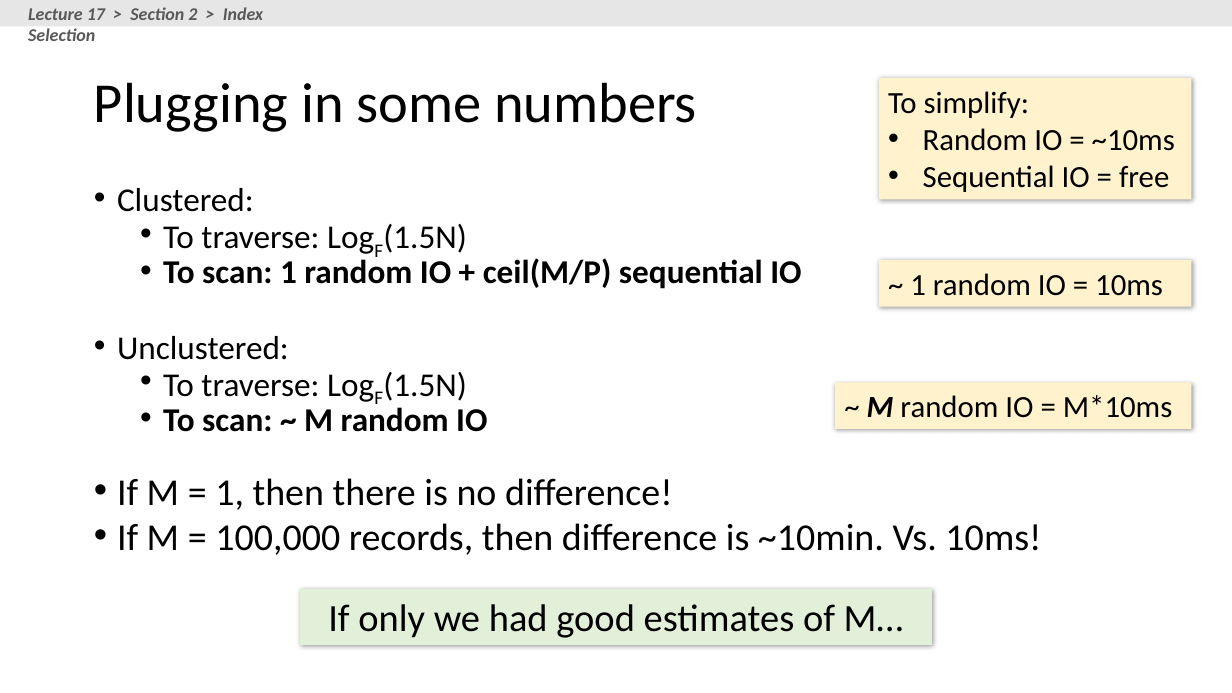
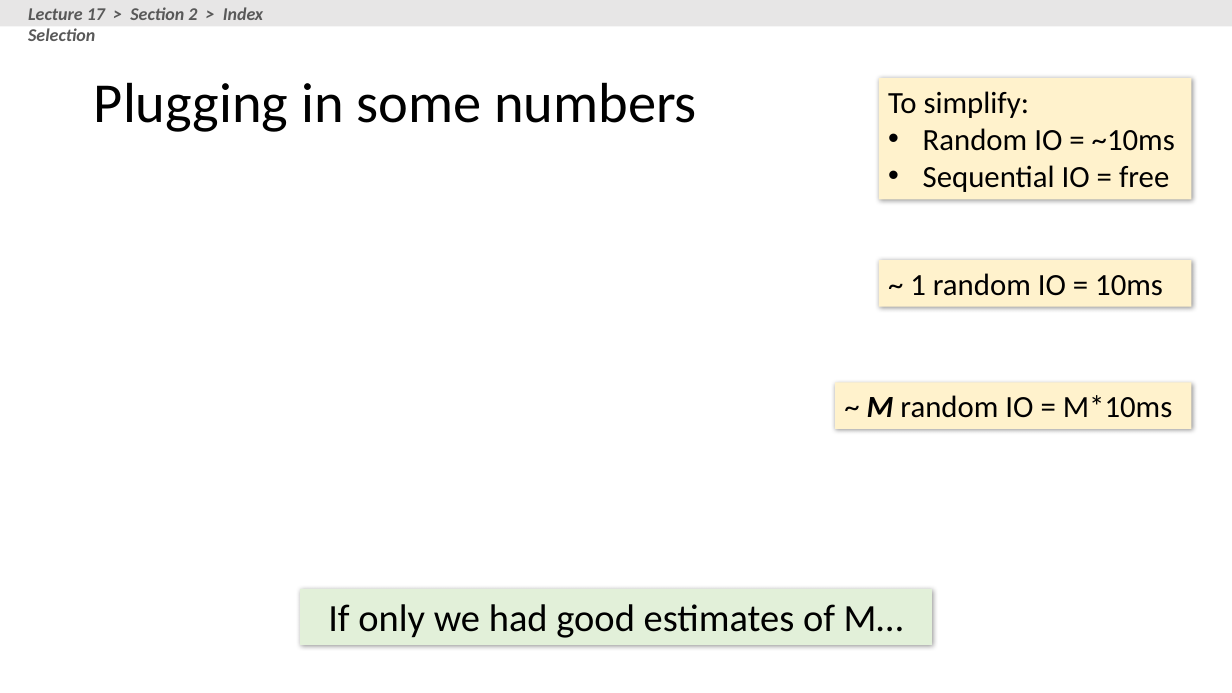
Before and after one commit to XIEQ/cs145-notebooks, a slide deck: slide 33 of lecture-17/Lecture_17_Optimization.pptx. Drawn at 1232x693 pixels with LibreOffice and Linux fonts; fonts in the diff are those of the drawing; grey boxes stand for pictures. Boxes give left, top, right and bottom in pixels: in the first picture for what was removed or moved away, otherwise in the second. Text is boxed around its words. In the diff, an @@ line names an element or a change of style, - is before the commit and + after.

Commit message:
Fixed small bug on slide about clustered / unclustered

```diff
--- a/lecture-17/Lecture_17_Optimization.pptx
+++ b/lecture-17/Lecture_17_Optimization.pptx
@@ text removed at (x1=117, y1=188, x2=1041, y2=555) @@
-• Clustered:
-  • To traverse: LogF(1.5N)
-  • To scan: 1 random IO + ceil(M/P) sequential IO
-• Unclustered:
-  • To traverse: LogF(1.5N)
-  • To scan: ~ M random IO
-• If M = 1, then there is no difference!
-• If M = 100,000 records, then difference is ~10min. Vs. 10ms!
```
Also in this commit, not shown: 1 other slide changed, 1 other file.
